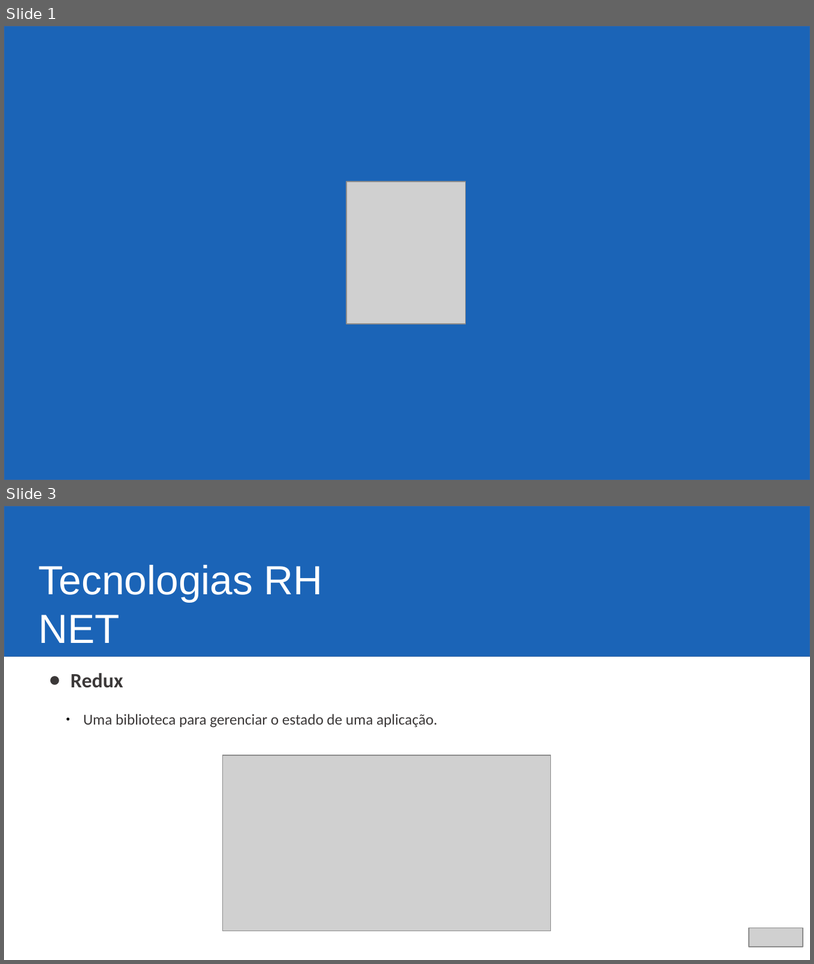
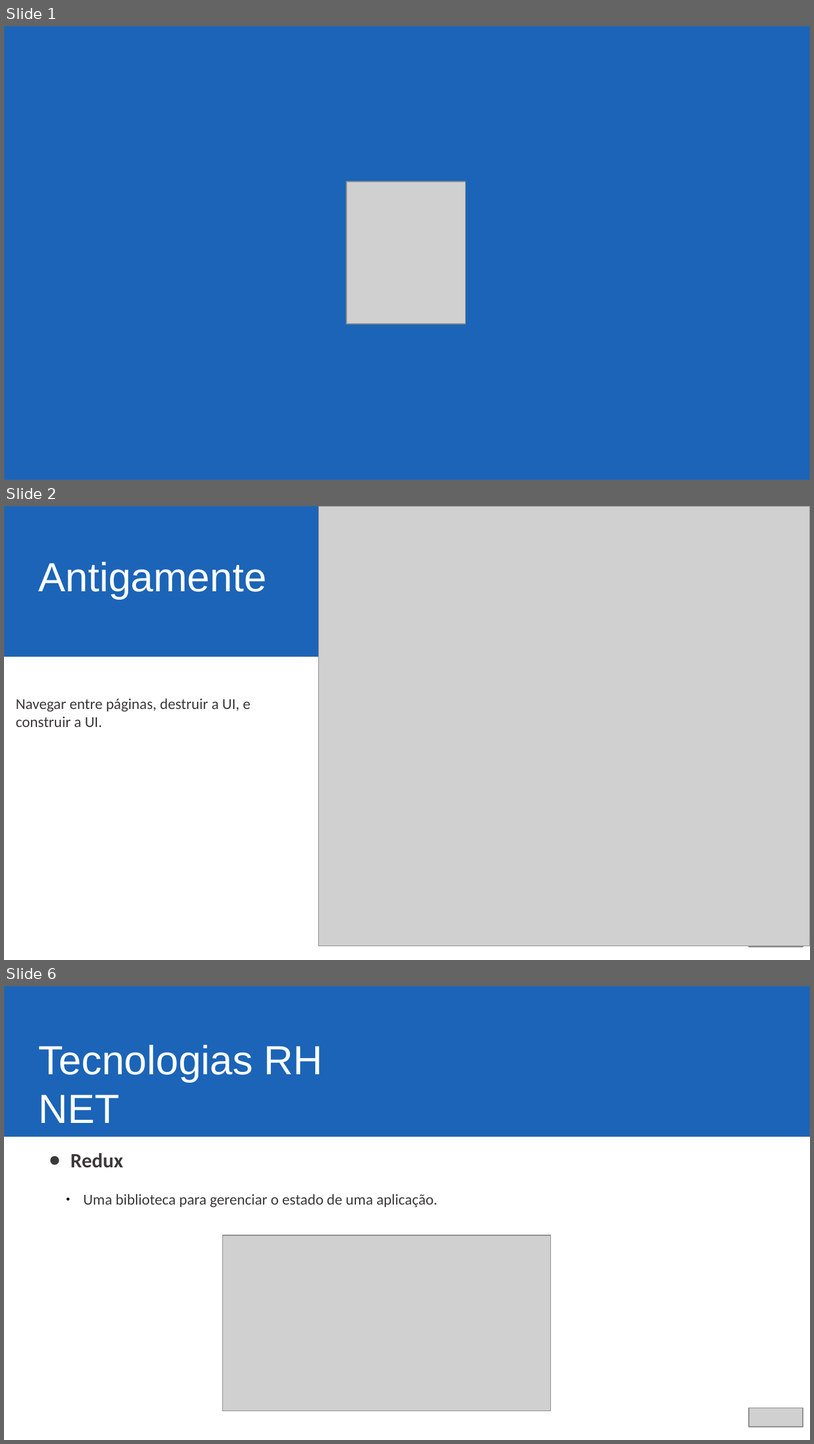
Before and after one commit to ericjrsilva/meetup-react-tests, a slide deck: apresentacao.odp. Shown one above the other, each under a label of ours: slides 1 and 3 before the commit, slides 1, 2 and 6 after it; the slides between them are not shown. The pictures are 814x964 and 814x1444 pixels, drawn with LibreOffice and Linux fonts; fonts in the diff are those of the drawing; grey boxes stand for pictures; background and template pictures are left out. Boxes give left, top, right and bottom in pixels: in the first picture for what was removed or moved away, otherwise in the second. Text is boxed around its words. In the diff, an @@ line names an element or a change of style, - is before the commit and + after.

```diff
--- a/apresentacao.odp
+++ b/apresentacao.odp
@@ slide 2 added at bbox=[4, 506, 810, 960], background #FFFFFF @@
@@ rectangle added at bbox=[4, 506, 810, 656], fill #1B64B7, outline #3465A4 0 pt @@
@@ picture added at bbox=[318, 506, 810, 946] @@
@@ text added at bbox=[39, 562, 267, 599], 40 pt, text #FFFFFF @@
+Antigamente
@@ text added at bbox=[16, 698, 251, 727], 14.9 pt, text #3B3838 @@
+Navegar entre páginas, destruir a UI, e construir a UI.
@@ picture added at bbox=[750, 927, 804, 946] @@
@@ what was slide 3 is now slide 6 @@
```
Also in this commit, not shown: 1 slide changed, 2 other slides added, 1 other file.
